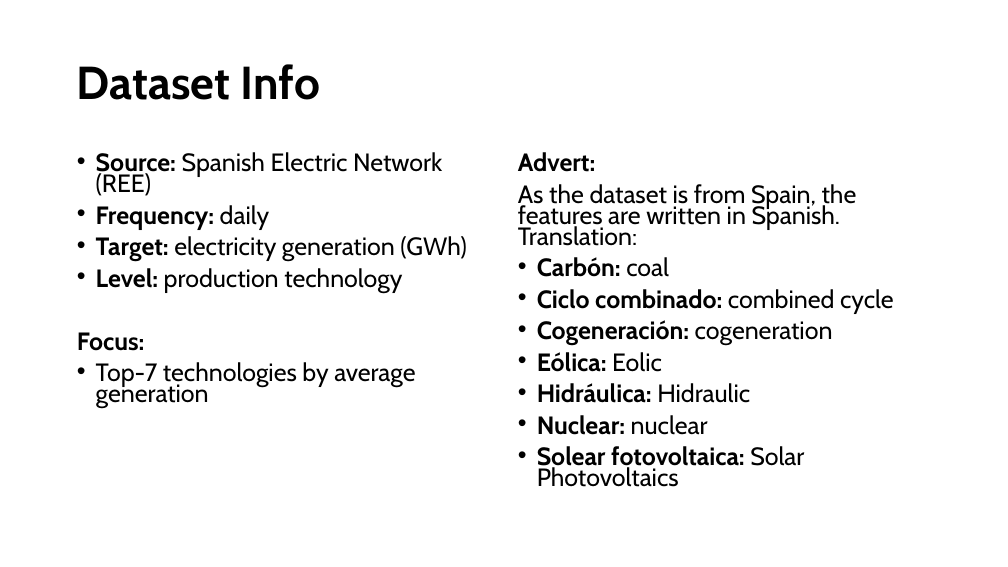
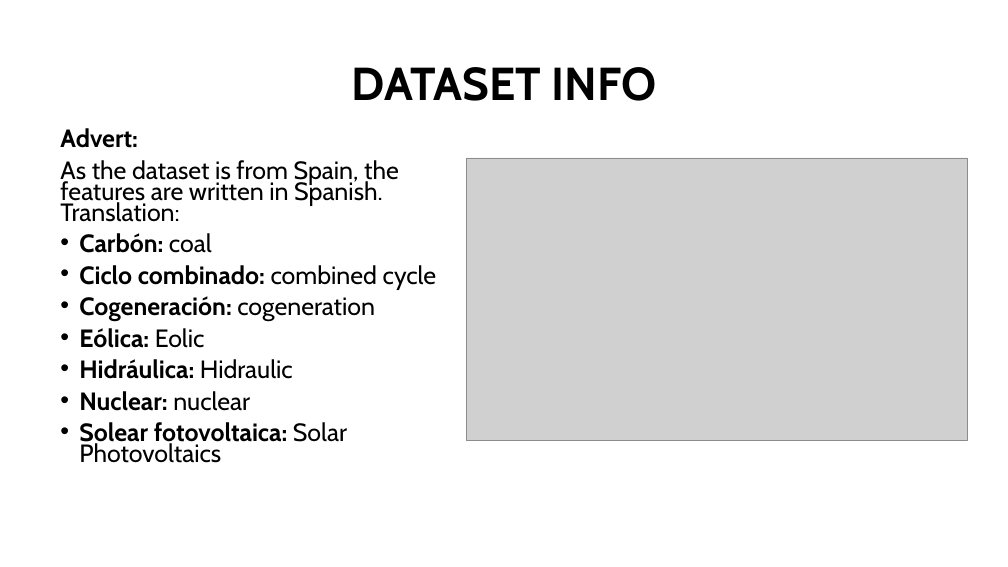
Before and after one commit to mireiamonbu/Spanish-Forecasters-MireiaMontoya-EnriqueRuiz, a slide deck: slide 7 of presentation/CapstonProject.pptx. Drawn at 1008x567 pixels with LibreOffice and Linux fonts; fonts in the diff are those of the drawing; grey boxes stand for pictures. Boxes give left, top, right and bottom in pixels: in the first picture for what was removed or moved away, otherwise in the second. Text is boxed around its words. In the diff, an @@ line names an element or a change of style, - is before the commit and + after.

```diff
--- a/presentation/CapstonProject.pptx
+++ b/presentation/CapstonProject.pptx
@@ text at (351,67,657,101): text changed @@
-Dataset Info
+DATASET INFO
@@ text "Advert:": place and size @@
-text "Advert:" at (518,152,894,487)
+text "Advert:" at (60,128,437,463)
@@ text removed at (77,152,466,407) @@
-• Source: Spanish Electric Network (REE)
-• Frequency: daily
-• Target: electricity generation (GWh)
-• Level: production technology
-Focus:
-• Top-7 technologies by average generation
@@ picture added at (467,158,968,440) @@
```
Also in this commit, not shown: 7 other slides changed, 9 slides added, 2 slides removed, 59 other files.
